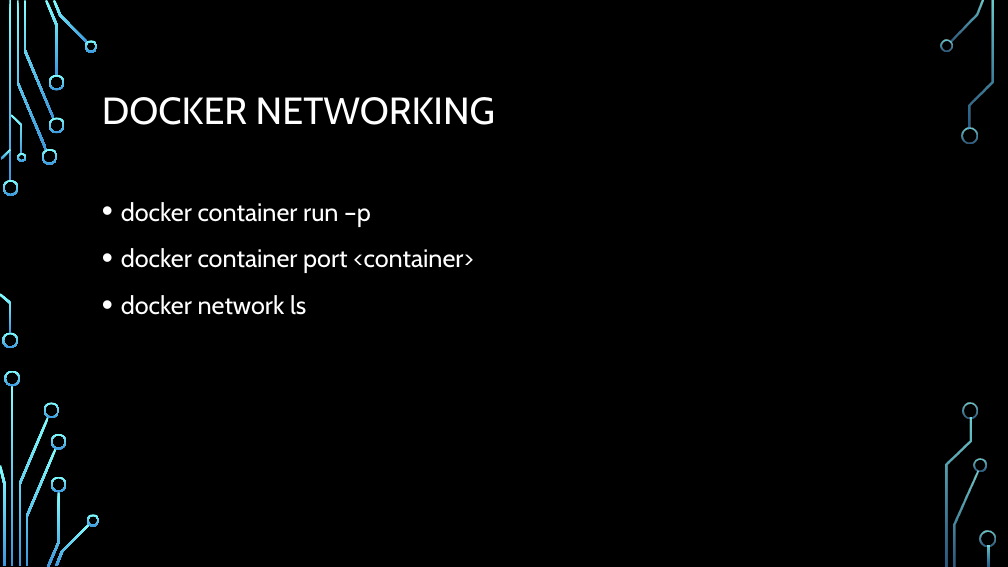
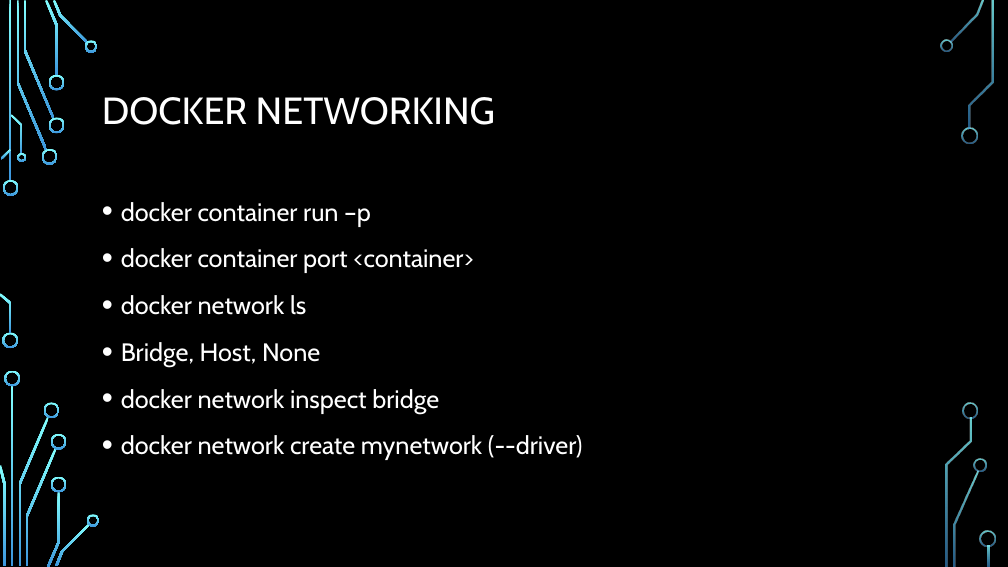
Before and after one commit to ksalihcavusoglu/nurddockertraining, a slide deck: slide 18 of DOCKER 101.pptx. Drawn at 1008x567 pixels with LibreOffice and Linux fonts; fonts in the diff are those of the drawing; background and template pictures are left out. Boxes give left, top, right and bottom in pixels: in the first picture for what was removed or moved away, otherwise in the second. Text is boxed around its words. In the diff, an @@ line names an element or a change of style, - is before the commit and + after.

```diff
--- a/DOCKER 101.pptx
+++ b/DOCKER 101.pptx
@@ text at bbox=[121, 342, 583, 460]: paragraphs added @@
+• Bridge, Host, None
+• docker network inspect bridge
+• docker network create mynetwork (--driver)
```
Also in this commit, not shown: 1 other slide changed, 3 slides added.
